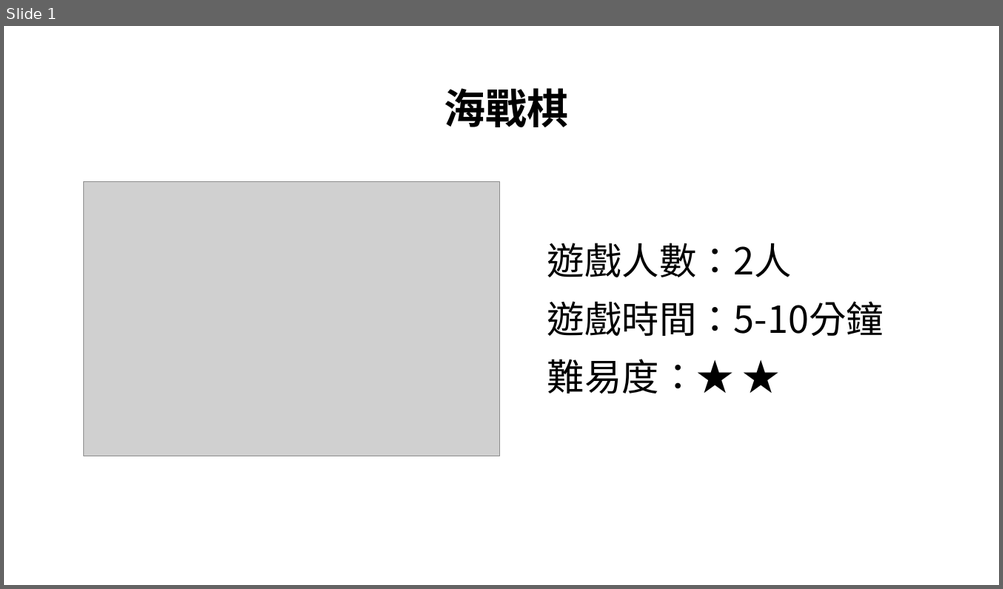
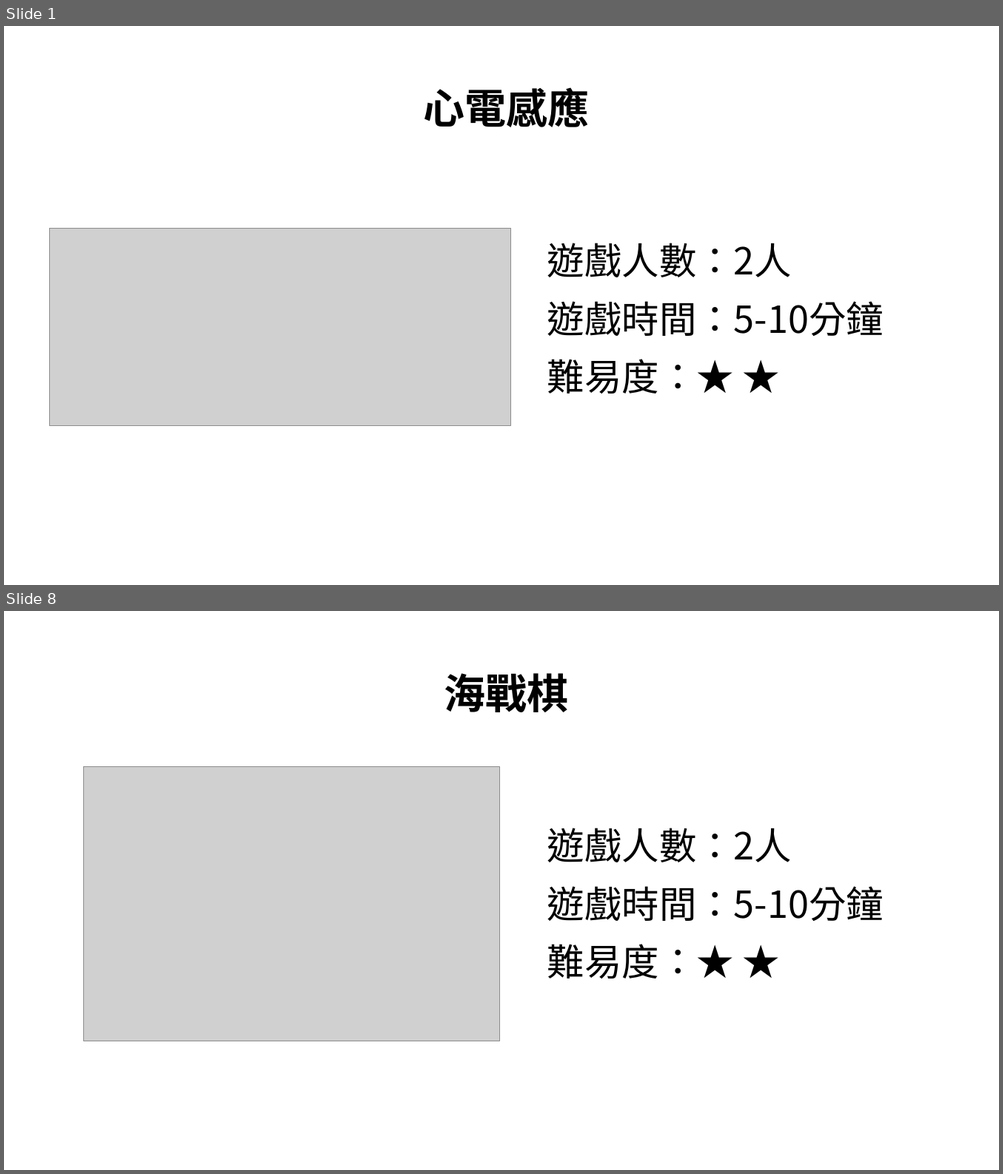
Before and after one commit to tidaohuang/react-game, a slide deck: tutorial.pptx. Shown one above the other, each under a label of ours: slide 1 before the commit, slides 1 and 8 after it; the slides between them are not shown. The pictures are 1003x589 and 1003x1174 pixels, drawn with LibreOffice and Linux fonts; fonts in the diff are those of the drawing; grey boxes stand for pictures. Boxes give left, top, right and bottom in pixels: in the first picture for what was removed or moved away, otherwise in the second. Text is boxed around its words. In the diff, an @@ line names an element or a change of style, - is before the commit and + after.

```diff
--- a/tutorial.pptx
+++ b/tutorial.pptx
@@ slide 1 added at (4, 26, 999, 585), background #FFFFFF @@
@@ text added at (424, 87, 589, 127), 40 pt, text #000000, bold @@
+心電感應
@@ picture added at (50, 229, 510, 426) @@
@@ text added at (547, 243, 883, 394), 36 pt, text #000000 @@
+遊戲人數：2人
+遊戲時間：5-10分鐘
+難易度：★ ★
@@ what was slide 1 is now slide 8 @@
```
Also in this commit, not shown: 6 other slides added, 20 other files.
